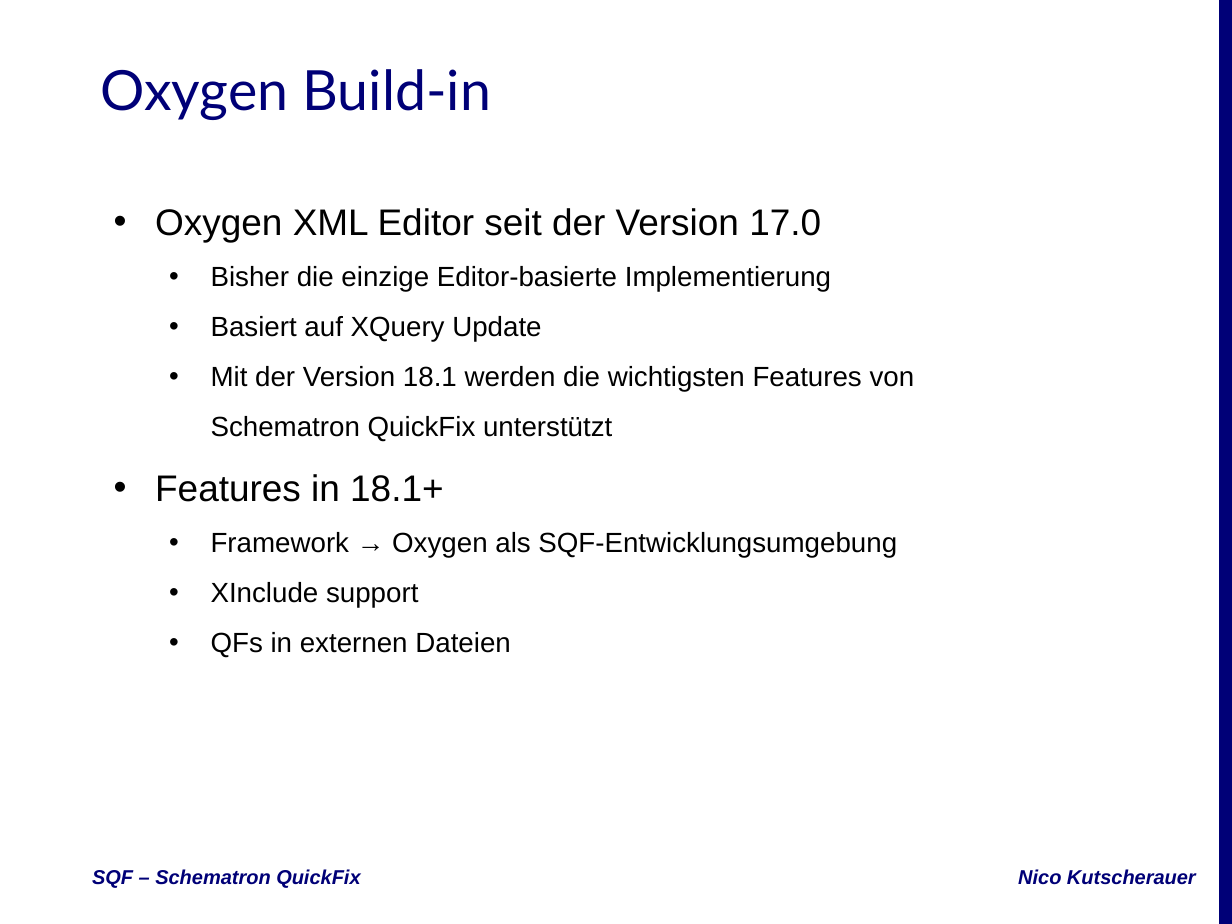
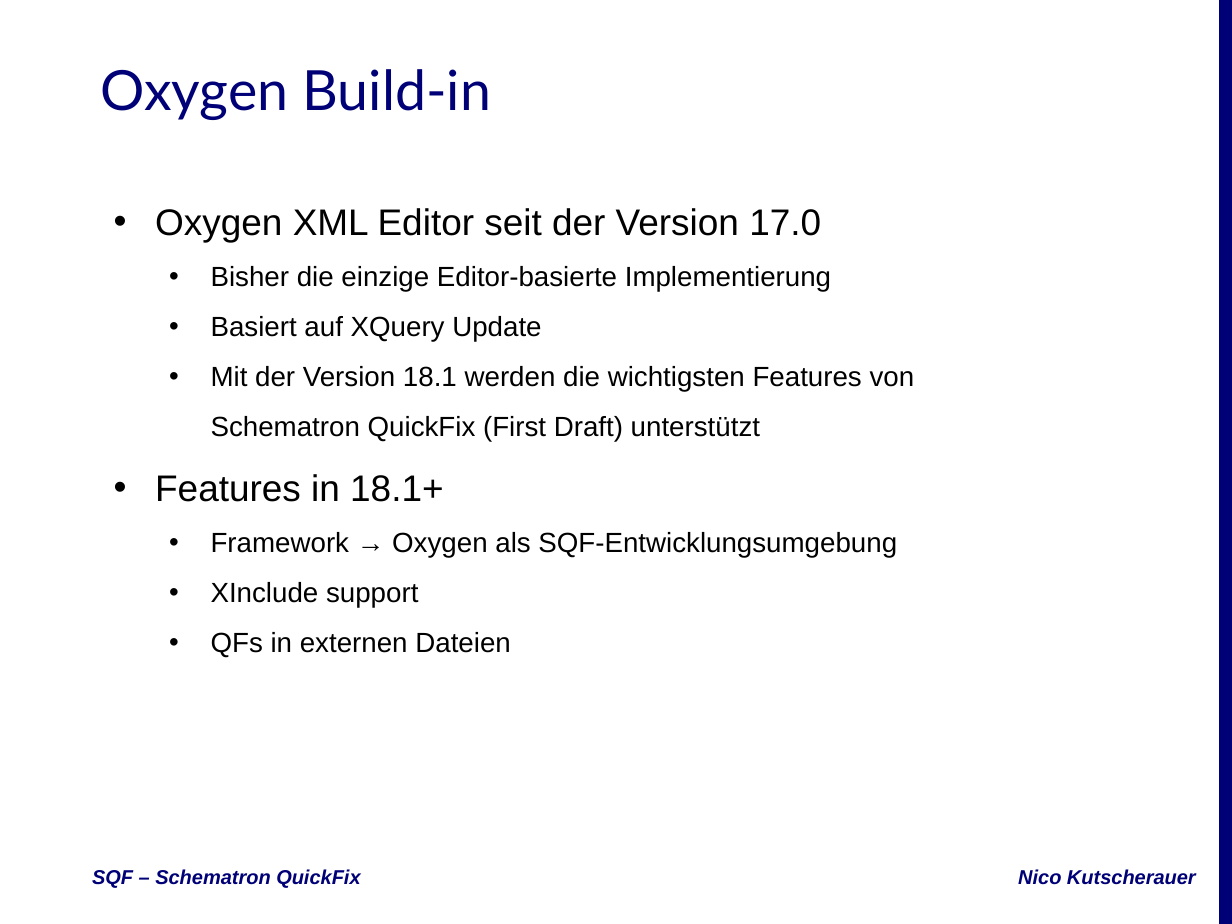
Before and after one commit to nkutsche/SchematronQuickFix-2017-11-17, a slide deck: slide 18 of SQF-Escali.pptx. Drawn at 1232x924 pixels with LibreOffice and Linux fonts; fonts in the diff are those of the drawing; background and template pictures are left out. Boxes give left, top, right and bottom in pixels: in the first picture for what was removed or moved away, otherwise in the second. Text is boxed around its words. In the diff, an @@ line names an element or a change of style, - is before the commit and + after.

```diff
--- a/SQF-Escali.pptx
+++ b/SQF-Escali.pptx
@@ subtitle at bbox=[211, 366, 915, 441]: text changed @@
-  • Mit der Version 18.1 werden die wichtigsten Features von Schematron QuickFix unterstützt
+  • Mit der Version 18.1 werden die wichtigsten Features von Schematron QuickFix (First Draft) unterstützt
```
Also in this commit, not shown: 5 other slides changed.
